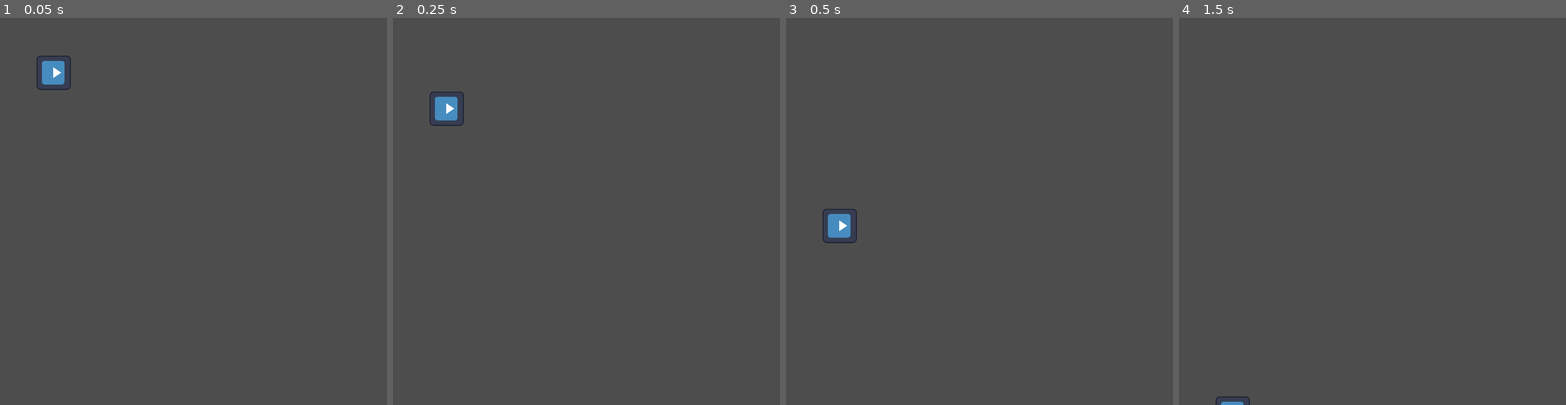
Above: before the commit, frames 1-4 (left to right).
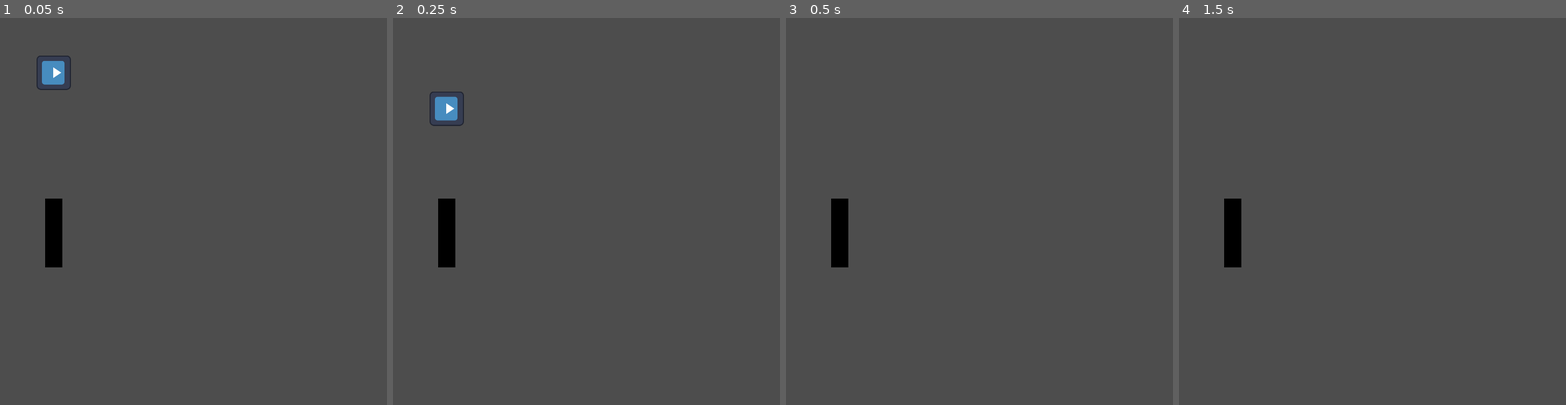
Above: after the commit, the same moments.

Repository: where-fore/flappy
Game: Godot game, scene res://scenes/main.tscn
Two runs of this game, one before a commit and one after it. Both use one fixed random seed, a clock stepped at 60 frames per second and the inputs below. The engine's default icon, where the game draws it, is replaced by a stand-in: a white triangle on a blue panel in a dark square.
Inputs:
- Up to frame 1 (0.05 s): no input
- Up to frame 2 (0.25 s): no input
- Up to frame 3 (0.5 s): no input
- Up to frame 4 (1.5 s): hold Up (ui_up) 0.53-1.28 s; tap Enter at 1.25 s

The runs differ from the first frame. In frame 1, 0.8% of the frame differs, in the area x 11-17%, y 46-65%; in frame 2, 0.8%; in frame 3, 0.9%, in the area x 9-19%, y 46-65%; in frame 4, 0.9%.

Commit message:
obstacles with collisions
that do nothing yet

Diff:
--- a/project/project.godot
+++ b/project/project.godot
@@ -22,6 +22,17 @@
 window/stretch/mode="viewport"
 window/stretch/scale_mode="integer"
 
+[global_group]
+
+Obstacle="Obstacle that should destroy the player"
+Player=""
+
+[layer_names]
+
+2d_physics/layer_1="Player"
+2d_physics/layer_2="Obstacles"
+2d_physics/layer_3="Boundaries"
+
 [physics]
 
 common/physics_ticks_per_second=120
--- a/project/scenes/main.tscn
+++ b/project/scenes/main.tscn
@@ -1,11 +1,18 @@
-[gd_scene load_steps=3 format=3 uid="uid://c2j8glj8ncw0p"]
+[gd_scene load_steps=5 format=3 uid="uid://c2j8glj8ncw0p"]
 
+[ext_resource type="Script" uid="uid://dsb0q1caxb1e7" path="res://scripts/main.gd" id="1_jyhfs"]
 [ext_resource type="PackedScene" uid="uid://bqt183ikvb1ni" path="res://scenes/player.tscn" id="1_o5qli"]
 [ext_resource type="PackedScene" uid="uid://cnnqca0vu4a13" path="res://scenes/outer_walls.tscn" id="2_0wfyh"]
+[ext_resource type="PackedScene" uid="uid://dp6hjc82g11om" path="res://scenes/obstacle.tscn" id="3_sugp2"]
 
-[node name="Node2D" type="Node2D"]
+[node name="Main" type="Node2D"]
+script = ExtResource("1_jyhfs")
 
 [node name="Player" parent="." instance=ExtResource("1_o5qli")]
 position = Vector2(100, 100)
 
 [node name="Outer Walls" parent="." instance=ExtResource("2_0wfyh")]
+
+[node name="Obstacle" parent="." instance=ExtResource("3_sugp2")]
+position = Vector2(100, 400)
+scale = Vector2(1, 4)
--- /dev/null
+++ b/project/scenes/obstacle.tscn
@@ -0,0 +1,19 @@
+[gd_scene load_steps=4 format=3 uid="uid://dp6hjc82g11om"]
+
+[ext_resource type="Texture2D" uid="uid://dtkoyksr5rnks" path="res://sprites/Sprite-0001.png" id="1_7ukg5"]
+[ext_resource type="Script" uid="uid://d3xdi0jpf11ce" path="res://scripts/obstacle.gd" id="1_drdry"]
+
+[sub_resource type="RectangleShape2D" id="RectangleShape2D_drdry"]
+size = Vector2(32, 32)
+
+[node name="Obstacle" type="Area2D" groups=["Obstacle"]]
+collision_layer = 2
+script = ExtResource("1_drdry")
+
+[node name="Sprite2D" type="Sprite2D" parent="."]
+texture = ExtResource("1_7ukg5")
+
+[node name="CollisionShape2D" type="CollisionShape2D" parent="."]
+shape = SubResource("RectangleShape2D_drdry")
+
+[connection signal="body_entered" from="." to="." method="_on_body_entered"]
--- a/project/scenes/outer_walls.tscn
+++ b/project/scenes/outer_walls.tscn
@@ -7,14 +7,16 @@
 
 [node name="Top Wall" type="StaticBody2D" parent="."]
 position = Vector2(360, 0)
+collision_layer = 4
 
 [node name="CollisionShape2D" type="CollisionShape2D" parent="Top Wall"]
-position = Vector2(0, -150)
+position = Vector2(0, -120)
 shape = SubResource("RectangleShape2D_idcti")
 
 [node name="Bottom Wall" type="StaticBody2D" parent="."]
 position = Vector2(360, 720)
+collision_layer = 4
 
 [node name="CollisionShape2D" type="CollisionShape2D" parent="Bottom Wall"]
-position = Vector2(0, 150)
+position = Vector2(0, 120)
 shape = SubResource("RectangleShape2D_idcti")
--- a/project/scenes/player.tscn
+++ b/project/scenes/player.tscn
@@ -1,13 +1,17 @@
 [gd_scene load_steps=4 format=3 uid="uid://bqt183ikvb1ni"]
 
 [ext_resource type="Texture2D" uid="uid://d3fkatmmy1j2r" path="res://icon.svg" id="1_3vyb7"]
-[ext_resource type="Script" uid="uid://cenqj7ppelnde" path="res://scenes/player.gd" id="1_g2els"]
+[ext_resource type="Script" uid="uid://cenqj7ppelnde" path="res://scripts/player.gd" id="1_g2els"]
 
 [sub_resource type="RectangleShape2D" id="RectangleShape2D_3vyb7"]
 size = Vector2(63, 64)
 
-[node name="Player" type="RigidBody2D"]
+[node name="Player" type="RigidBody2D" groups=["Player"]]
+collision_mask = 7
 gravity_scale = 2.5
+continuous_cd = 2
+contact_monitor = true
+max_contacts_reported = 50
 script = ExtResource("1_g2els")
 
 [node name="Sprite2D" type="Sprite2D" parent="."]
@@ -18,3 +22,5 @@
 [node name="CollisionShape2D" type="CollisionShape2D" parent="."]
 position = Vector2(0.5, 0)
 shape = SubResource("RectangleShape2D_3vyb7")
+
+[connection signal="body_entered" from="." to="." method="_on_body_entered"]
--- /dev/null
+++ b/project/scripts/main.gd
@@ -0,0 +1,11 @@
+extends Node2D
+
+
+# Called when the node enters the scene tree for the first time.
+func _ready() -> void:
+	pass # Replace with function body.
+
+
+# Called every frame. 'delta' is the elapsed time since the previous frame.
+func _process(_delta: float) -> void:
+	pass
--- /dev/null
+++ b/project/scripts/obstacle.gd
@@ -0,0 +1,14 @@
+extends Area2D
+
+
+# Called when the node enters the scene tree for the first time.
+func _ready() -> void:
+	pass
+
+# Called every frame. 'delta' is the elapsed time since the previous frame.
+func _process(_delta: float) -> void:
+	pass
+
+
+func _on_body_entered(body: Node2D) -> void:
+	if body.is_in_group("Player"): body.react_to_obstacle()
--- a/project/scenes/player.gd
+++ b/project/scripts/player.gd
@@ -21,6 +21,15 @@
 	#if not rotation_tween: rotate_player()
 
 
+func _on_body_entered(body: Node) -> void:
+	print_debug(body.name)
+
+
+#should be called by the area2D obstacles when they contact the player
+func react_to_obstacle():
+	self.queue_free()
+
+
 func _integrate_forces(state: PhysicsDirectBodyState2D) -> void:
 	if Input.is_action_just_pressed("ui_up"):
 		if linear_velocity.y < abs(thrust.y/anti_bounce_threshold_divisor):
Not shown, added: project/scripts/main.gd.uid
Not shown, added: project/scripts/obstacle.gd.uid
Renamed: project/scenes/player.gd.uid -> project/scripts/player.gd.uid
Binary file added: project/sprites/Sprite-0001.png
Not shown, added: project/sprites/Sprite-0001.png.import
Not shown, changed: jammin.txt
